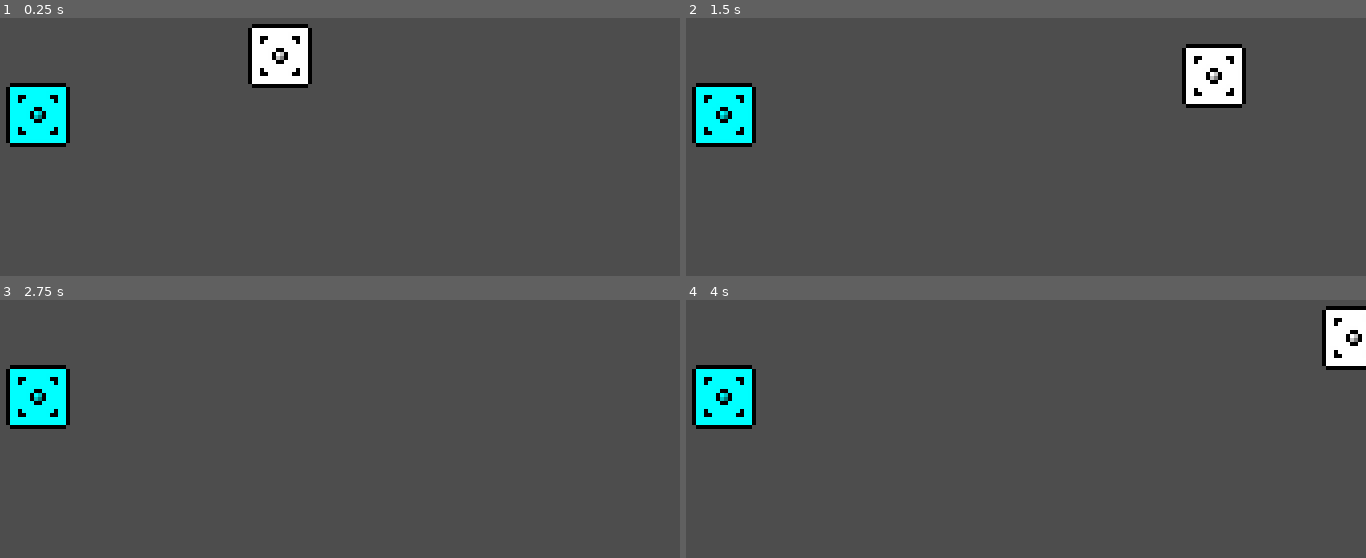
Above: before the commit, frames 1-4 (two rows, left to right).
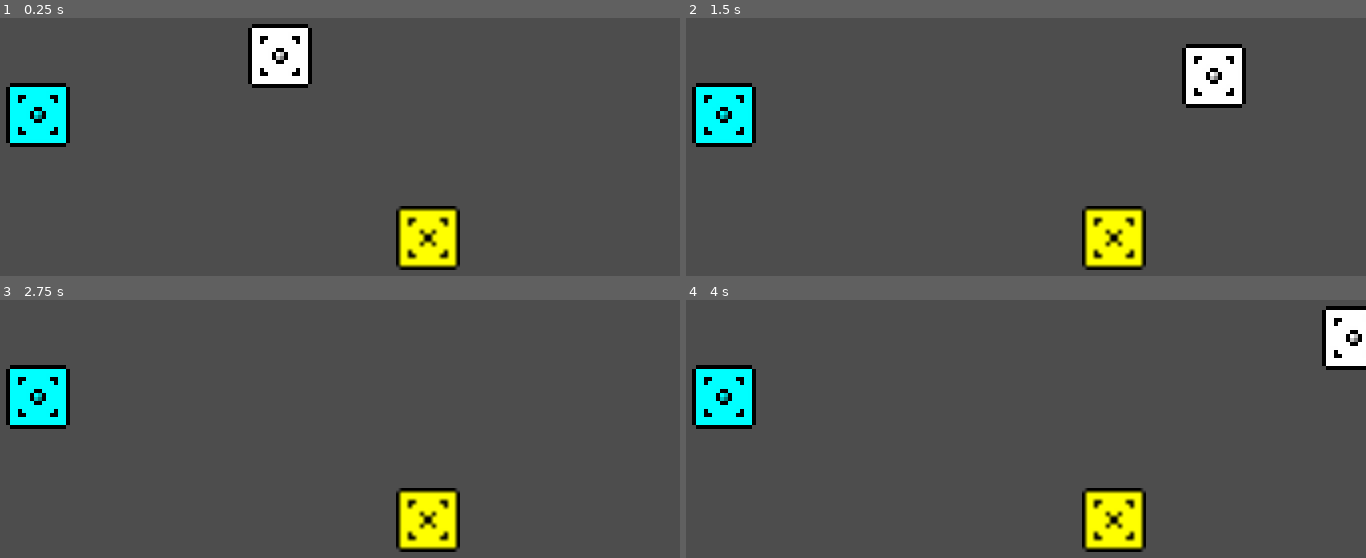
Above: after the commit, the same moments.

Repository: Disuppyr/Brackeys2025.2
Game: Godot game, scene res://scenes/test_scene.tscn
Two runs of this game, one before a commit and one after it. Both use one fixed random seed, a clock stepped at 60 frames per second and the inputs below. The project has no main scene, so this scene is started directly.
Inputs:
- Up to frame 1 (0.25 s): no input
- Up to frame 2 (1.5 s): tap Enter at 0.5 s; hold D (move_right) 0.53-1.28 s; hold E (interact) 0.53-1.28 s; hold S (move_down) from 1.28 s (still down); tap E (interact) at 1.35 s
- Up to frame 3 (2.75 s): release S (move_down) at 2.03 s; hold D (move_right) from 2.03 s (still down); hold E (interact) from 2.03 s (still down)
- Up to frame 4 (4 s): release D (move_right) at 2.78 s; release E (interact) at 2.78 s; hold W (move_up) 2.78-3.53 s; tap E (interact) at 2.85 s; tap Space at 3.5 s; hold A (move_left) from 3.53 s (still down); hold E (interact) from 3.53 s (still down)

The runs differ from the first frame. In frame 1, 2.3% of the frame differs, in the area x 58-68%, y 72-98%; in frame 2, 2.3%; in frame 3, 2.3%; in frame 4, 2.3%.

Commit message:
Add auto-attack and enemy framework

Diff:
--- /dev/null
+++ b/nodes/entities/combat_player.tscn
@@ -0,0 +1,49 @@
+[gd_scene load_steps=7 format=3 uid="uid://dbfa4xtpn7q2t"]
+
+[ext_resource type="Script" uid="uid://dmxqjg57lhdyl" path="res://scripts/combat_player_controller.gd" id="1_p1at1"]
+[ext_resource type="Texture2D" uid="uid://bs65f2550j30l" path="res://sprites/placeholder_square1.png" id="2_au2tq"]
+[ext_resource type="PackedScene" uid="uid://p8bx1t5pamk1" path="res://nodes/objects/attacks/generic_projectile_attack.tscn" id="2_gei8b"]
+
+[sub_resource type="RectangleShape2D" id="RectangleShape2D_473v0"]
+size = Vector2(64, 16)
+
+[sub_resource type="RectangleShape2D" id="RectangleShape2D_dpfho"]
+size = Vector2(64, 16)
+
+[sub_resource type="RectangleShape2D" id="RectangleShape2D_p1at1"]
+size = Vector2(500, 50)
+
+[node name="CharacterBody2D" type="CharacterBody2D" groups=["player"]]
+collision_mask = 2
+motion_mode = 1
+script = ExtResource("1_p1at1")
+attack = ExtResource("2_gei8b")
+
+[node name="CollisionShape2D" type="CollisionShape2D" parent="."]
+shape = SubResource("RectangleShape2D_473v0")
+
+[node name="Area2D" type="Area2D" parent="."]
+collision_mask = 4
+
+[node name="CollisionShape2D" type="CollisionShape2D" parent="Area2D"]
+y_sort_enabled = true
+shape = SubResource("RectangleShape2D_dpfho")
+
+[node name="Sprite2D" type="Sprite2D" parent="."]
+texture_filter = 1
+position = Vector2(0, -32)
+scale = Vector2(4, 4)
+texture = ExtResource("2_au2tq")
+
+[node name="TargetingArea" type="Area2D" parent="."]
+collision_mask = 16
+monitorable = false
+
+[node name="CollisionShape2D" type="CollisionShape2D" parent="TargetingArea"]
+position = Vector2(250, 0)
+shape = SubResource("RectangleShape2D_p1at1")
+
+[connection signal="area_entered" from="Area2D" to="." method="_on_area_2D_entered"]
+[connection signal="area_exited" from="Area2D" to="." method="_on_area_2d_exited"]
+[connection signal="area_entered" from="TargetingArea" to="." method="_on_targeting_area_entered"]
+[connection signal="area_exited" from="TargetingArea" to="." method="_on_targeting_area_exited"]
--- /dev/null
+++ b/nodes/entities/enemy.tscn
@@ -0,0 +1,65 @@
+[gd_scene load_steps=7 format=3 uid="uid://dnfk7afx3o7ys"]
+
+[ext_resource type="Script" uid="uid://vx3gemp3mb81" path="res://scripts/enemy.gd" id="1_c78ik"]
+[ext_resource type="Texture2D" uid="uid://cpj631vs2v1i6" path="res://sprites/placeholder_square2.png" id="2_rh4jb"]
+
+[sub_resource type="RectangleShape2D" id="RectangleShape2D_527dk"]
+size = Vector2(64, 16)
+
+[sub_resource type="Animation" id="Animation_k8tc7"]
+resource_name = "hurt"
+length = 0.5
+tracks/0/type = "value"
+tracks/0/imported = false
+tracks/0/enabled = true
+tracks/0/path = NodePath("Sprite2D:modulate")
+tracks/0/interp = 1
+tracks/0/loop_wrap = true
+tracks/0/keys = {
+"times": PackedFloat32Array(0, 0.1, 0.2),
+"transitions": PackedFloat32Array(1, 1, 1),
+"update": 0,
+"values": [Color(1, 1, 1, 1), Color(1, 0, 0, 1), Color(1, 1, 1, 1)]
+}
+
+[sub_resource type="Animation" id="Animation_chjmr"]
+length = 0.001
+tracks/0/type = "value"
+tracks/0/imported = false
+tracks/0/enabled = true
+tracks/0/path = NodePath("Sprite2D:modulate")
+tracks/0/interp = 1
+tracks/0/loop_wrap = true
+tracks/0/keys = {
+"times": PackedFloat32Array(0),
+"transitions": PackedFloat32Array(1),
+"update": 0,
+"values": [Color(1, 1, 1, 1)]
+}
+
+[sub_resource type="AnimationLibrary" id="AnimationLibrary_cu5ih"]
+_data = {
+&"RESET": SubResource("Animation_chjmr"),
+&"hurt": SubResource("Animation_k8tc7")
+}
+
+[node name="Area2D" type="Area2D" groups=["enemy"]]
+collision_layer = 16
+collision_mask = 8
+script = ExtResource("1_c78ik")
+
+[node name="CollisionShape2D" type="CollisionShape2D" parent="."]
+shape = SubResource("RectangleShape2D_527dk")
+
+[node name="Sprite2D" type="Sprite2D" parent="."]
+self_modulate = Color(1, 1, 0, 1)
+position = Vector2(0, -32)
+scale = Vector2(4, 4)
+texture = ExtResource("2_rh4jb")
+
+[node name="AnimationPlayer" type="AnimationPlayer" parent="."]
+libraries = {
+&"": SubResource("AnimationLibrary_cu5ih")
+}
+
+[connection signal="area_entered" from="." to="." method="_on_area_entered"]
--- a/nodes/objects/attacks/generic_attack.tscn
+++ b/nodes/objects/attacks/generic_attack.tscn
@@ -1,10 +1,25 @@
 [gd_scene load_steps=7 format=3 uid="uid://c8bi803y4mm21"]
 
-[ext_resource type="Script" uid="uid://csf043anenhbb" path="res://attack.gd" id="1_0ewgo"]
+[ext_resource type="Script" uid="uid://csf043anenhbb" path="res://scripts/attack.gd" id="1_0ewgo"]
 [ext_resource type="Texture2D" uid="uid://d24f2m65lowkm" path="res://sprites/placeholder_dot.png" id="2_ba6vu"]
 
 [sub_resource type="CircleShape2D" id="CircleShape2D_0rup0"]
 radius = 20.0
+
+[sub_resource type="Animation" id="Animation_uu2ky"]
+length = 0.001
+tracks/0/type = "value"
+tracks/0/imported = false
+tracks/0/enabled = true
+tracks/0/path = NodePath("Sprite2D:modulate")
+tracks/0/interp = 1
+tracks/0/loop_wrap = true
+tracks/0/keys = {
+"times": PackedFloat32Array(0),
+"transitions": PackedFloat32Array(1),
+"update": 0,
+"values": [Color(1, 0, 0, 1)]
+}
 
 [sub_resource type="Animation" id="Animation_oy0u5"]
 resource_name = "fade"
@@ -22,21 +37,6 @@
 "values": [Color(1, 1, 1, 1), Color(1, 0, 0, 0)]
 }
 
-[sub_resource type="Animation" id="Animation_uu2ky"]
-length = 0.001
-tracks/0/type = "value"
-tracks/0/imported = false
-tracks/0/enabled = true
-tracks/0/path = NodePath("Sprite2D:modulate")
-tracks/0/interp = 1
-tracks/0/loop_wrap = true
-tracks/0/keys = {
-"times": PackedFloat32Array(0),
-"transitions": PackedFloat32Array(1),
-"update": 0,
-"values": [Color(1, 0, 0, 1)]
-}
-
 [sub_resource type="AnimationLibrary" id="AnimationLibrary_14bgd"]
 _data = {
 &"RESET": SubResource("Animation_uu2ky"),
@@ -49,6 +49,7 @@
 script = ExtResource("1_0ewgo")
 power = 1
 pierce = 1
+knockback = 20.0
 duration = 0.5
 sprite = ExtResource("2_ba6vu")
 
@@ -71,4 +72,5 @@
 &"": SubResource("AnimationLibrary_14bgd")
 }
 
+[connection signal="timeout" from="Timer" to="." method="attack_end"]
 [connection signal="animation_finished" from="AnimationPlayer" to="." method="attack_free"]
--- a/nodes/objects/attacks/generic_projectile_attack.tscn
+++ b/nodes/objects/attacks/generic_projectile_attack.tscn
@@ -1,6 +1,6 @@
 [gd_scene load_steps=4 format=3 uid="uid://p8bx1t5pamk1"]
 
-[ext_resource type="Script" uid="uid://bchjkkt6ug3ch" path="res://projectile_attack.gd" id="1_2hj7q"]
+[ext_resource type="Script" uid="uid://bchjkkt6ug3ch" path="res://scripts/projectile_attack.gd" id="1_2hj7q"]
 [ext_resource type="PackedScene" uid="uid://c8bi803y4mm21" path="res://nodes/objects/attacks/generic_attack.tscn" id="2_l6dy3"]
 
 [sub_resource type="Curve2D" id="Curve2D_hefdf"]
@@ -14,6 +14,7 @@
 script = ExtResource("1_2hj7q")
 
 [node name="PathFollow2D" type="PathFollow2D" parent="."]
+rotates = false
 loop = false
 
 [node name="GenericAttack" parent="PathFollow2D" instance=ExtResource("2_l6dy3")]
--- a/project.godot
+++ b/project.godot
@@ -22,6 +22,7 @@
 
 player=""
 attack=""
+enemy=""
 
 [input]
 
--- a/projectile_attack.gd
+++ /dev/null
@@ -1,15 +0,0 @@
-extends Path2D
-class_name ProjectileAttack
-
-var elapsed_time;
-
-func _ready() -> void:
-	elapsed_time = 0;
-
-func _physics_process(delta: float) -> void:
-	elapsed_time += delta;
-	$PathFollow2D.progress_ratio = max(elapsed_time / $PathFollow2D/GenericAttack.duration, 1.0);
-
-func _on_child_removed() -> void:
-	if $PathFollow2D.get_child_count() == 0:
-		queue_free();
--- a/scenes/test_scene.tscn
+++ b/scenes/test_scene.tscn
@@ -1,16 +1,20 @@
-[gd_scene load_steps=4 format=3 uid="uid://1c80ix7eiods"]
+[gd_scene load_steps=5 format=3 uid="uid://1c80ix7eiods"]
 
-[ext_resource type="PackedScene" uid="uid://dyw1bdr0066uq" path="res://nodes/entities/player.tscn" id="1_g7g4h"]
 [ext_resource type="PackedScene" uid="uid://ca65mxks3rw6t" path="res://nodes/entities/static_interactable.tscn" id="2_j8ivh"]
+[ext_resource type="PackedScene" uid="uid://dbfa4xtpn7q2t" path="res://nodes/entities/combat_player.tscn" id="3_7ddre"]
 [ext_resource type="PackedScene" uid="uid://drc8mg44qb84g" path="res://nodes/ui/interact_buttons.tscn" id="3_nd71p"]
+[ext_resource type="PackedScene" uid="uid://dnfk7afx3o7ys" path="res://nodes/entities/enemy.tscn" id="4_qjeyg"]
 
 [node name="Node2D" type="Node2D"]
 y_sort_enabled = true
-
-[node name="CharacterBody2D" parent="." instance=ExtResource("1_g7g4h")]
 
 [node name="Camera2D" type="Camera2D" parent="."]
 
 [node name="StaticBody2D" parent="." instance=ExtResource("2_j8ivh")]
 position = Vector2(-242, 59)
 interact_menu = ExtResource("3_nd71p")
+
+[node name="Area2D2" parent="." instance=ExtResource("4_qjeyg")]
+position = Vector2(148, 182)
+
+[node name="CharacterBody2D" parent="." instance=ExtResource("3_7ddre")]
--- a/attack.gd
+++ b/scripts/attack.gd
@@ -12,14 +12,15 @@
 @export var source : AttackSource;
 @export var power : int;
 @export var pierce : int;
+@export var knockback : float;
 @export var duration : float;
 @export var sprite : Texture2D;
 
-var pierced;
+var pierced : int = 0;
+var ending : bool = false;
 
 func _ready() -> void:
 	$Sprite2D.texture = sprite;
-	pierced = 0;
 	$Timer.start(duration);
 
 func hit():
@@ -31,6 +32,7 @@
 
 func attack_end():
 	monitorable = false;
+	ending = true;
 	$AnimationPlayer.play("fade");
 
 func attack_free(animation : StringName):
--- /dev/null
+++ b/scripts/combat_player_controller.gd
@@ -0,0 +1,39 @@
+extends PlayerController
+class_name CombatPlayerController
+
+@export var auto_attack_cooldown : float = 1.0;
+@export var attack : PackedScene;
+
+var targets : Array[Node2D] = [];
+var current_auto_attack_cooldown : float = 1.0;
+
+func _ready() -> void:
+	current_auto_attack_cooldown = 0.0;
+
+func _physics_process(delta: float) -> void:
+	super._physics_process(delta);
+	if facing_left && $TargetingArea.rotation == 0:
+		$TargetingArea.rotation = PI;
+	if !facing_left && $TargetingArea.rotation != 0:
+		$TargetingArea.rotation = 0;
+	if current_auto_attack_cooldown > 0.0:
+		current_auto_attack_cooldown = max(0.0, current_auto_attack_cooldown - delta);
+	if current_auto_attack_cooldown == 0.0 and targets.size() > 0:
+		var attack_instance = attack.instantiate();
+		if facing_left:
+			attack_instance.position = Vector2(position.x - 48, position.y);
+			if attack_instance.has_method("face_left"):
+				attack_instance.face_left();
+		else:
+			attack_instance.position = Vector2(position.x + 48, position.y);
+		get_parent().add_child(attack_instance);
+		current_auto_attack_cooldown = auto_attack_cooldown;
+
+func _on_targeting_area_entered(area: Area2D) -> void:
+	if area.is_in_group("enemy"):
+		targets.append(area);
+
+func _on_targeting_area_exited(area: Area2D) -> void:
+	if area.is_in_group("enemy"):
+		if targets.has(area):
+			targets.remove_at(targets.find(area));
--- /dev/null
+++ b/scripts/enemy.gd
@@ -0,0 +1,38 @@
+extends Area2D
+class_name Enemy
+
+enum EnemyState {
+	IDLE,
+	HURTING
+}
+
+var state : EnemyState = EnemyState.IDLE;
+var invulnerability : float = 0;
+var y_offset : float = -32.0;
+var knockback : float = 0.0;
+var damage_source : Vector2 = Vector2.ZERO;
+
+func _physics_process(delta: float) -> void:
+	if state == EnemyState.HURTING:
+		if invulnerability == 0.0:
+			y_offset = -32.0;
+			state = EnemyState.IDLE;
+		else:
+			invulnerability = max(0.0, invulnerability - delta);
+			y_offset = -32 - (50 * sin(PI * (0.8 - invulnerability) / 0.8));
+		var knockback_dir = (position - damage_source).normalized();
+		position += knockback_dir * knockback * delta;
+		$Sprite2D.position.y = y_offset;
+
+func _on_area_entered(area: Area2D) -> void:
+	if area.is_in_group("attack"):
+		var attack_area = area as Attack;
+		if attack_area:
+			if attack_area.source != Attack.AttackSource.ENEMY and state == EnemyState.IDLE:
+				state = EnemyState.HURTING;
+				attack_area.hit();
+				knockback = attack_area.knockback;
+				# TEMP
+				damage_source = (get_tree().get_first_node_in_group("player") as CombatPlayerController).position;
+				invulnerability = 0.8;
+				$AnimationPlayer.play("hurt");
--- a/scripts/player_controller.gd
+++ b/scripts/player_controller.gd
@@ -18,7 +18,7 @@
 var player_state : PlayerState = PlayerState.MOVING;
 var normalized_input : Vector2 = Vector2.ZERO;
 var square_velocity : Vector2 = Vector2.ZERO;
-var look_pos : Vector2 = Vector2.ZERO;
+var facing_left : bool = false;
 var interactable : Object = null;
 var interacting : Object = null;
 
@@ -52,6 +52,10 @@
 		else:
 			square_velocity *= slowdown_multiplier;
 		velocity = Vector2(square_velocity.x, square_velocity.y * 0.5);
+		if velocity.x > 0 && facing_left:
+			facing_left = false;
+		if velocity.x < 0 && !facing_left:
+			facing_left = true;
 		move_and_slide();
 
 func _on_area_2D_entered(area: Area2D) -> void:
--- /dev/null
+++ b/scripts/projectile_attack.gd
@@ -0,0 +1,24 @@
+extends Path2D
+class_name ProjectileAttack
+
+var elapsed_time;
+
+func _ready() -> void:
+	elapsed_time = 0;
+
+func _physics_process(delta: float) -> void:
+	if $PathFollow2D.get_child_count() > 0:
+		if !($PathFollow2D.get_child(0) as Attack).ending:
+			elapsed_time += delta;
+			$PathFollow2D.progress_ratio = min(elapsed_time / $PathFollow2D/GenericAttack.duration, 1.0);
+
+func _on_child_removed() -> void:
+	if $PathFollow2D:
+		if $PathFollow2D.get_child_count() == 0:
+			queue_free();
+	else:
+		queue_free();
+
+func face_left():
+	rotation = PI;
+	$PathFollow2D.rotation = -PI;
Renamed: attack.gd.uid -> scripts/attack.gd.uid
Not shown, added: scripts/combat_player_controller.gd.uid
Not shown, added: scripts/enemy.gd.uid
Renamed: projectile_attack.gd.uid -> scripts/projectile_attack.gd.uid
